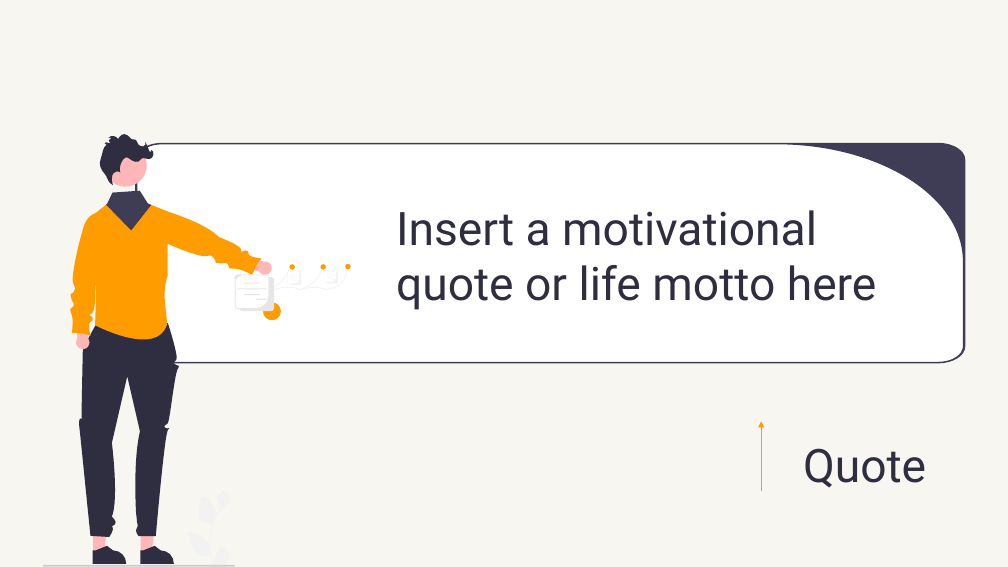
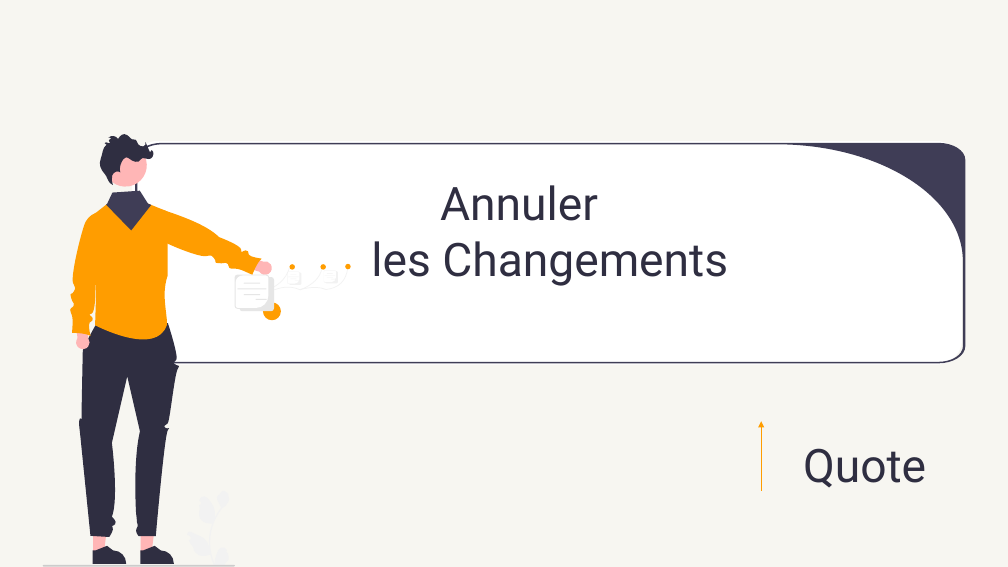
Before and after one commit to AbdessamadAbdaoui/Presentation_Git, a slide deck: slide 1 of presentation_Git.pptx (slide 8 before the commit). Drawn at 1008x567 pixels with LibreOffice and Linux fonts; fonts in the diff are those of the drawing. Boxes give left, top, right and bottom in pixels: in the first picture for what was removed or moved away, otherwise in the second. Text is boxed around its words. In the diff, an @@ line names an element or a change of style, - is before the commit and + after.

```diff
--- a/presentation_Git.pptx
+++ b/presentation_Git.pptx
@@ rounded rectangle: place and size @@
-rounded rectangle at (135, 144, 966, 362)
+rounded rectangle at (132, 141, 962, 365)
@@ text at (371, 185, 728, 286): text changed @@
-Insert a motivational quote or life motto here
+Annuler
+les Changements
```
Also in this commit, not shown: 2 other slides changed, 8 slides added, 1 slide removed.
